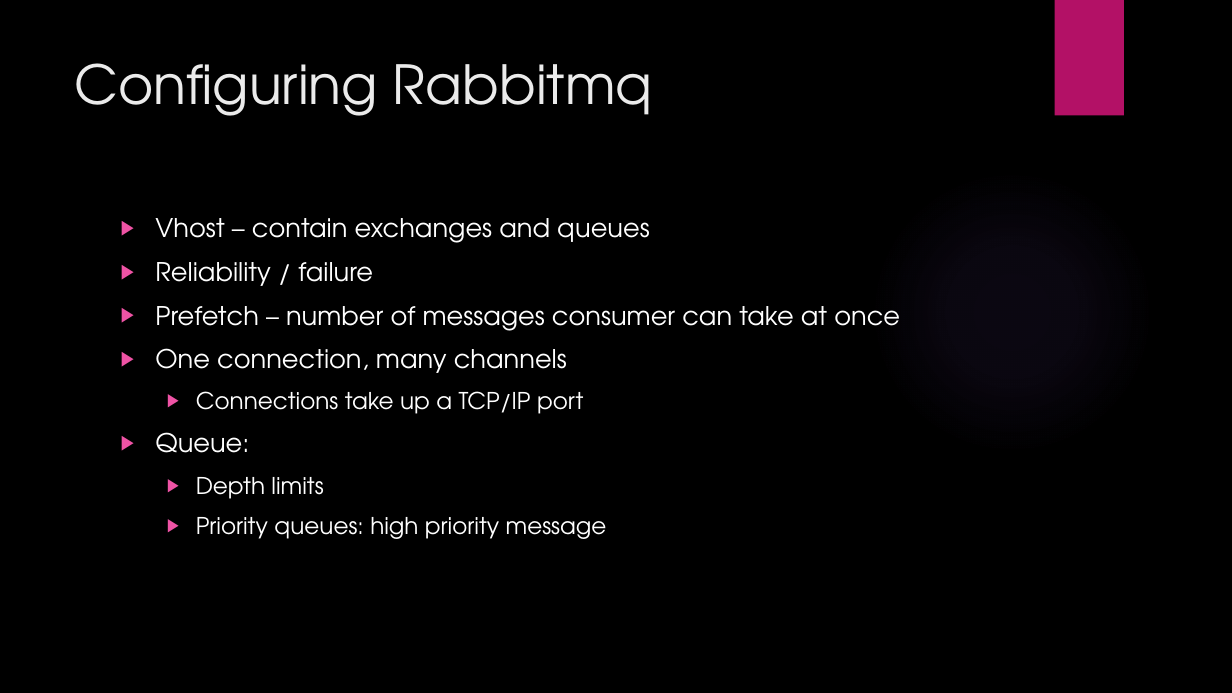
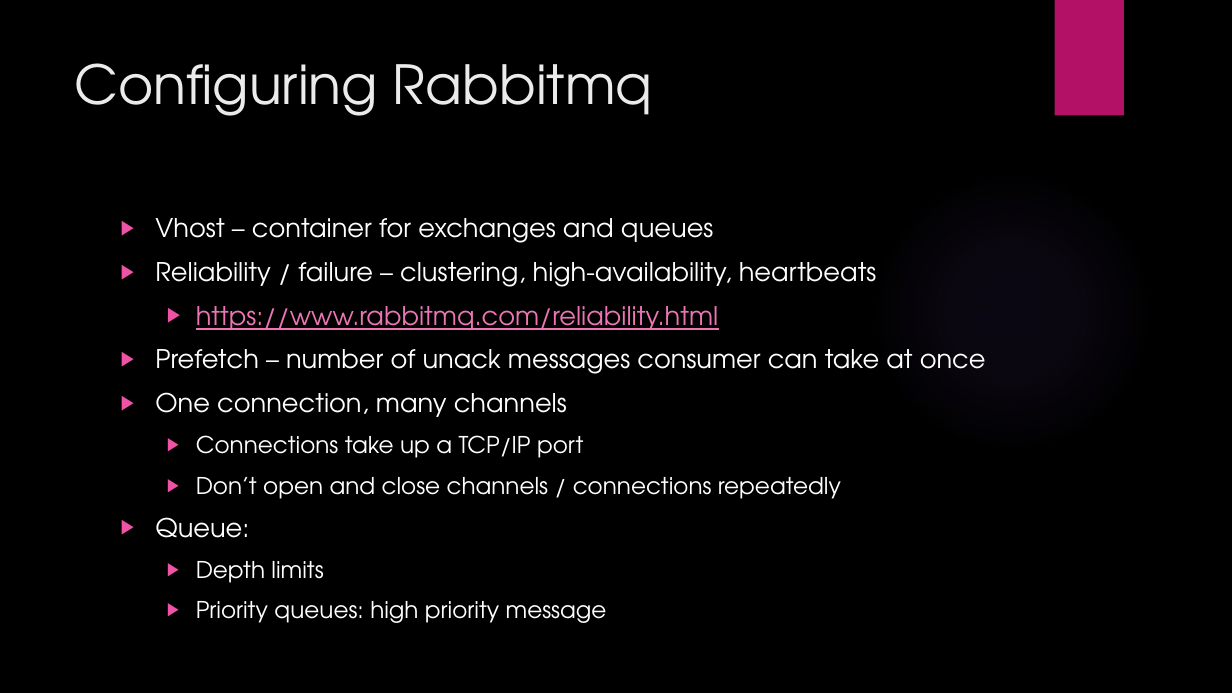
Before and after one commit to ryaovan/rabbitmq-tutorial, a slide deck: slide 41 of Rabbitmq lecture.pptx (slide 36 before the commit). Drawn at 1232x693 pixels with LibreOffice and Linux fonts; fonts in the diff are those of the drawing; background and template pictures are left out. Boxes give left, top, right and bottom in pixels: in the first picture for what was removed or moved away, otherwise in the second. Text is boxed around its words. In the diff, an @@ line names an element or a change of style, - is before the commit and + after.

```diff
--- a/Rabbitmq lecture.pptx
+++ b/Rabbitmq lecture.pptx
@@ text at [155, 218, 986, 374]: text changed @@
-▶ Vhost – contain exchanges and queues
-▶ Reliability / failure
-▶ Prefetch – number of messages consumer can take at once
+▶ Vhost – container for exchanges and queues
+▶ Reliability / failure – clustering, high-availability, heartbeats
+  ▶ https://www.rabbitmq.com/reliability.html
+▶ Prefetch – number of unack messages consumer can take at once
@@ text at [196, 477, 841, 499]: paragraph added @@
+  ▶ Don’t open and close channels / connections repeatedly
```
Also in this commit, not shown: 16 other slides changed, 6 slides added, 2 slides removed, 5 other files.
